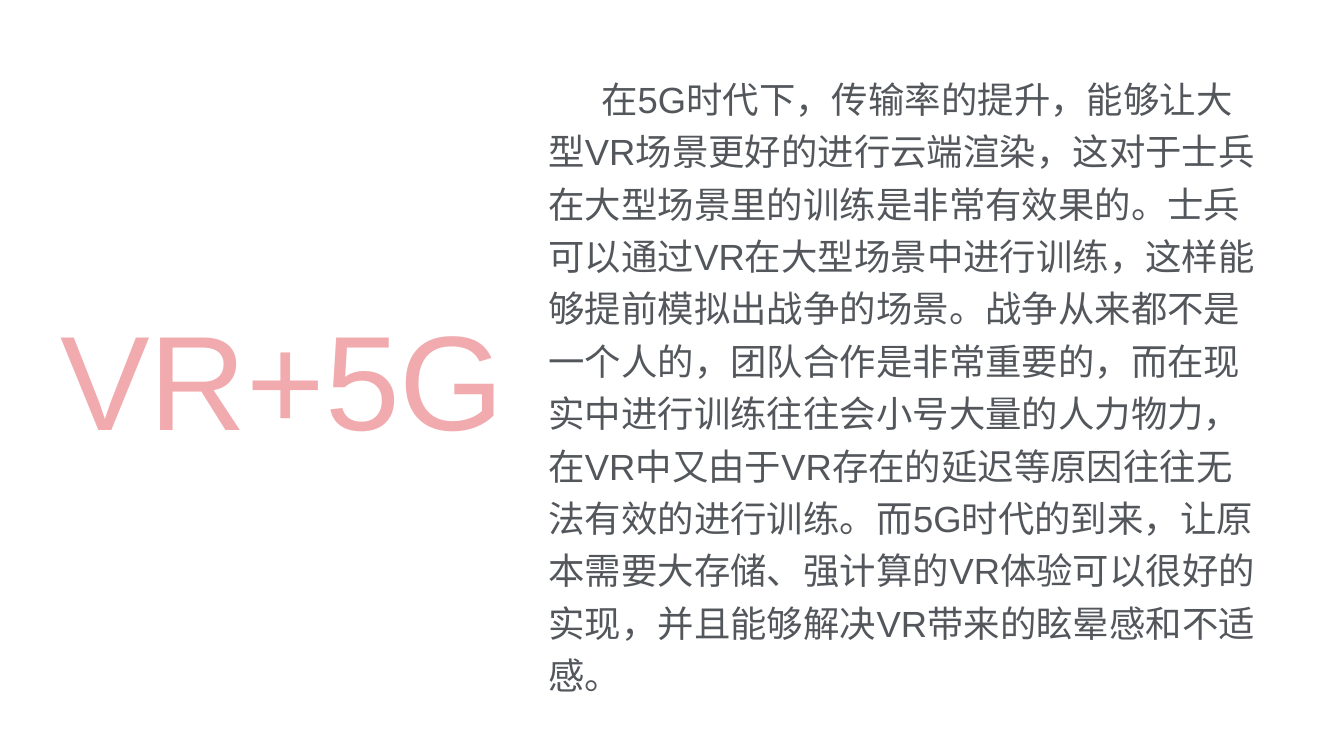
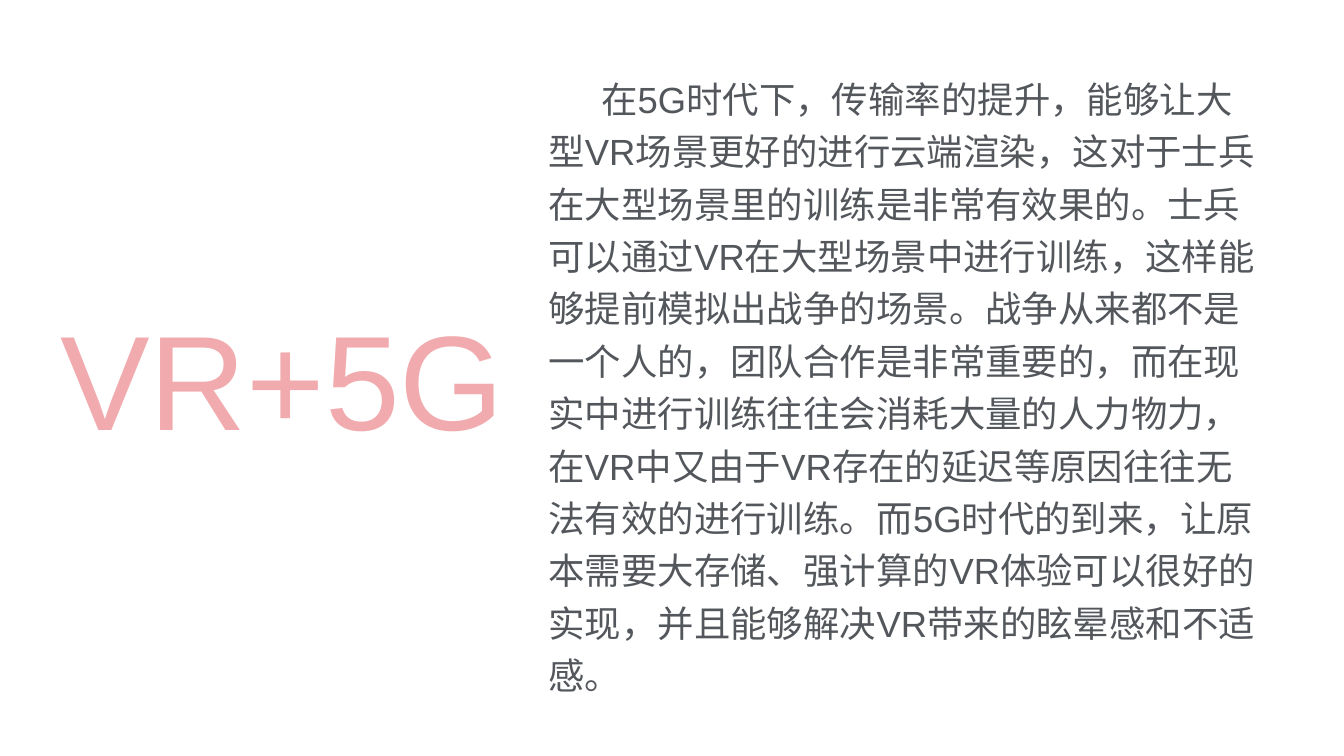
Before and after one commit to 658146603/658146603.github.io, a slide deck: slide 10 of res/vr与军事.pptx. Drawn at 1344x756 pixels with LibreOffice and Linux fonts; fonts in the diff are those of the drawing. Boxes give left, top, right and bottom in pixels: in the first picture for what was removed or moved away, otherwise in the second. Text is boxed around its words. In the diff, an @@ line names an element or a change of style, - is before the commit and + after.

```diff
--- a/res/vr与军事.pptx
+++ b/res/vr与军事.pptx
@@ text at (549, 82, 1255, 692): text changed @@
-在5G时代下，传输率的提升，能够让大型VR场景更好的进行云端渲染，这对于士兵在大型场景里的训练是非常有效果的。士兵可以通过VR在大型场景中进行训练，这样能够提前模拟出战争的场景。战争从来都不是一个人的，团队合作是非常重要的，而在现实中进行训练往往会小号大量的人力物力，在VR中又由于VR存在的延迟等原因往往无法有效的进行训练。而5G时代的到来，让原本需要大存储、强计算的VR体验可以很好的实现，并且能够解决VR带来的眩晕感和不适感。
+在5G时代下，传输率的提升，能够让大型VR场景更好的进行云端渲染，这对于士兵在大型场景里的训练是非常有效果的。士兵可以通过VR在大型场景中进行训练，这样能够提前模拟出战争的场景。战争从来都不是一个人的，团队合作是非常重要的，而在现实中进行训练往往会消耗大量的人力物力，在VR中又由于VR存在的延迟等原因往往无法有效的进行训练。而5G时代的到来，让原本需要大存储、强计算的VR体验可以很好的实现，并且能够解决VR带来的眩晕感和不适感。
```
Also in this commit, not shown: 1 slide added, 1 slide removed.
